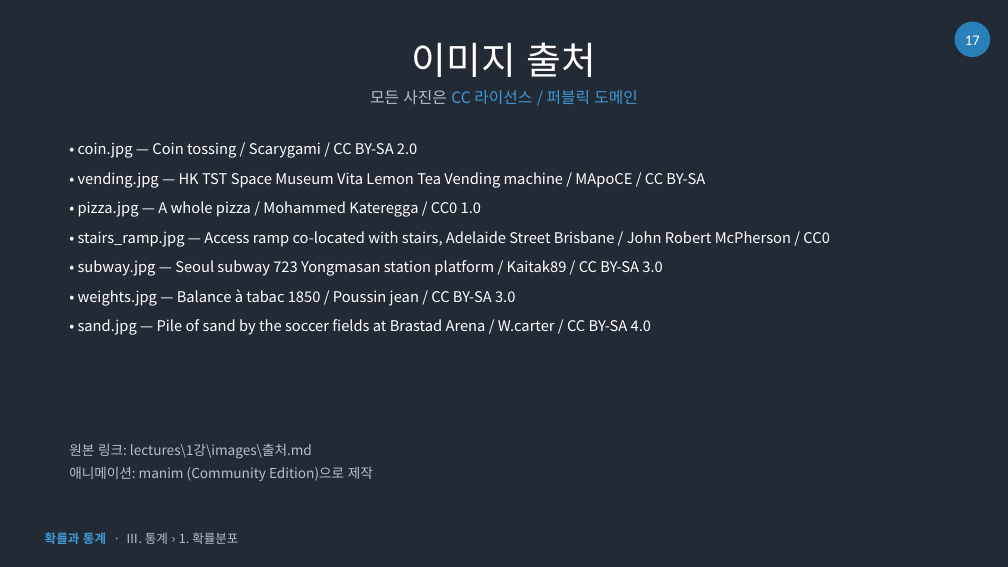
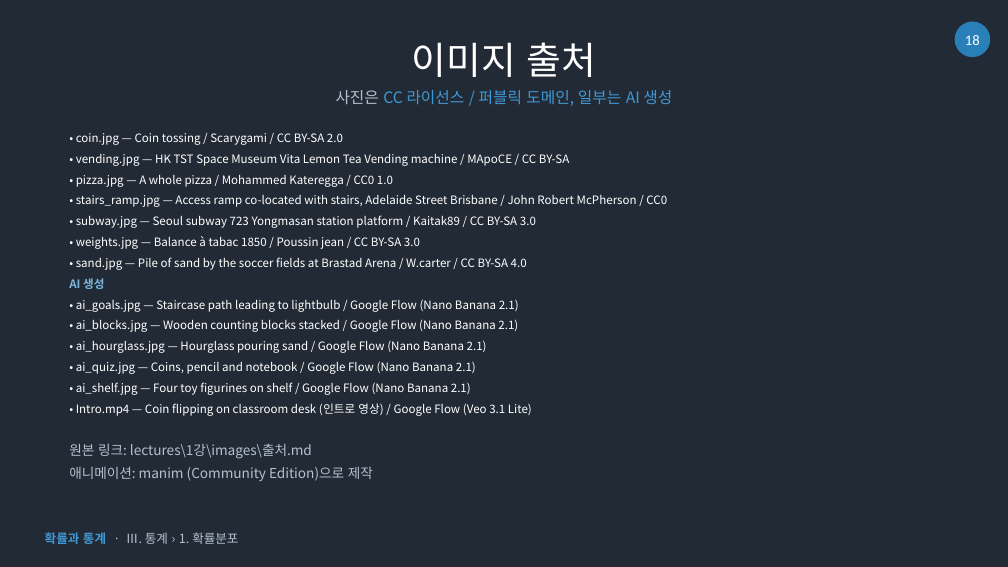
Before and after one commit to sh910625-lgtm/lecture-slides, a slide deck: slide 18 of lectures/1강/1강_확률변수와_확률분포.pptx (slide 17 before the commit). Drawn at 1008x567 pixels with LibreOffice and Linux fonts; fonts in the diff are those of the drawing. Boxes give left, top, right and bottom in pixels: in the first picture for what was removed or moved away, otherwise in the second. Text is boxed around its words. In the diff, an @@ line names an element or a change of style, - is before the commit and + after.

```diff
--- a/lectures/1강/1강_확률변수와_확률분포.pptx
+++ b/lectures/1강/1강_확률변수와_확률분포.pptx
@@ page number at <box>965,35,980,45</box>: text changed @@
-17
+18
@@ text at <box>336,90,672,106</box>: text changed @@
-모든 사진은 CC 라이선스 / 퍼블릭 도메인
+사진은 CC 라이선스 / 퍼블릭 도메인, 일부는 AI 생성
@@ text "• coin.jpg — Coin tossing ...": place and size @@
-text "• coin.jpg — Coin tossing ..." at <box>78,142,829,335</box>
+text "• coin.jpg — Coin tossing ..." at <box>69,133,667,416</box>
@@ text at <box>76,133,667,270</box>: size 14 to 11 pt in "• coin.jpg — Coin tossing / Scarygami ...", "• vending.jpg — HK TST Space Museum ...", "• pizza.jpg — A whole pizza / ...", "• stairs_ramp.jpg — Access ramp co-located with ..." and 3 more places; less space between paragraphs @@
@@ text at <box>69,278,532,416</box>: paragraphs added @@
+AI 생성
+• ai_goals.jpg — Staircase path leading to lightbulb / Google Flow (Nano Banana 2.1)
+• ai_blocks.jpg — Wooden counting blocks stacked / Google Flow (Nano Banana 2.1)
+• ai_hourglass.jpg — Hourglass pouring sand / Google Flow (Nano Banana 2.1)
+• ai_quiz.jpg — Coins, pencil and notebook / Google Flow (Nano Banana 2.1)
+• ai_shelf.jpg — Four toy figurines on shelf / Google Flow (Nano Banana 2.1)
+• Intro.mp4 — Coin flipping on classroom desk (인트로 영상) / Google Flow (Veo 3.1 Lite)
```
Also in this commit, not shown: 5 other slides changed, 1 slide added, 12 other files.
